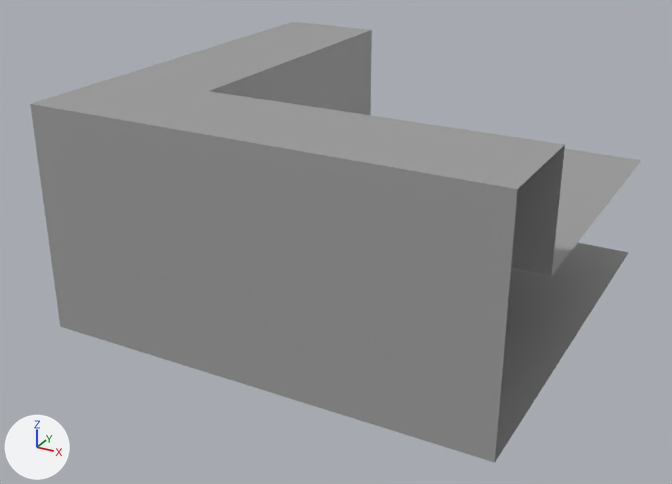
Before and after pictures for a commit that changed the Blender file data/Assets/Meshes/Buildings/Type 1/Roof 02 - Corner.blend.
Before and after are seen from a camera (50 mm lens) standing at (3.08, -7.63, 3.96) and looking at (-0.67, -0.82, 0.55). Every picture has the same lights, and +X, +Y and +Z are marked at lower left.

In view in the first picture: 'Middle floor'.
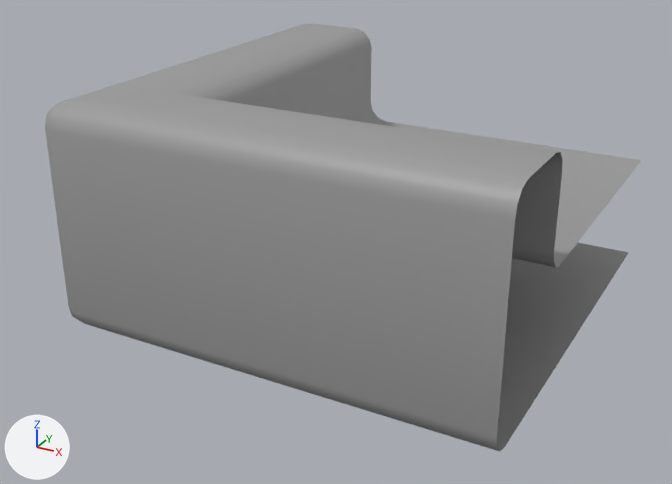
What the commit changed:
me_cube_010 has 20 vertices, 12 faces and spans x -2.5..1.5, y -2.5..1.5, z 0.0..2.0.
me_cube_010 is used by ob_middle_floor; location (0.0, 0.0, 0.0).
me_cube_010 part 1: creased or bevel-weighted edges go from 0 to 11.
Object 'Middle floor' (ob_middle_floor) gains a BEVEL modifier named 'Bevel'.
Modifier setting: width = 0.2.
Modifier setting: width_pct = 0.2.
Modifier setting: segments = 3.
Modifier setting: limit_method = 'WEIGHT'.

Where the change shows, as pixel boxes [x1, y1, x2, y2] in the pictures (672 x 484 px):
'Middle floor', modifiers changed: before [30, 22, 641, 463]; after [45, 23, 641, 451]
